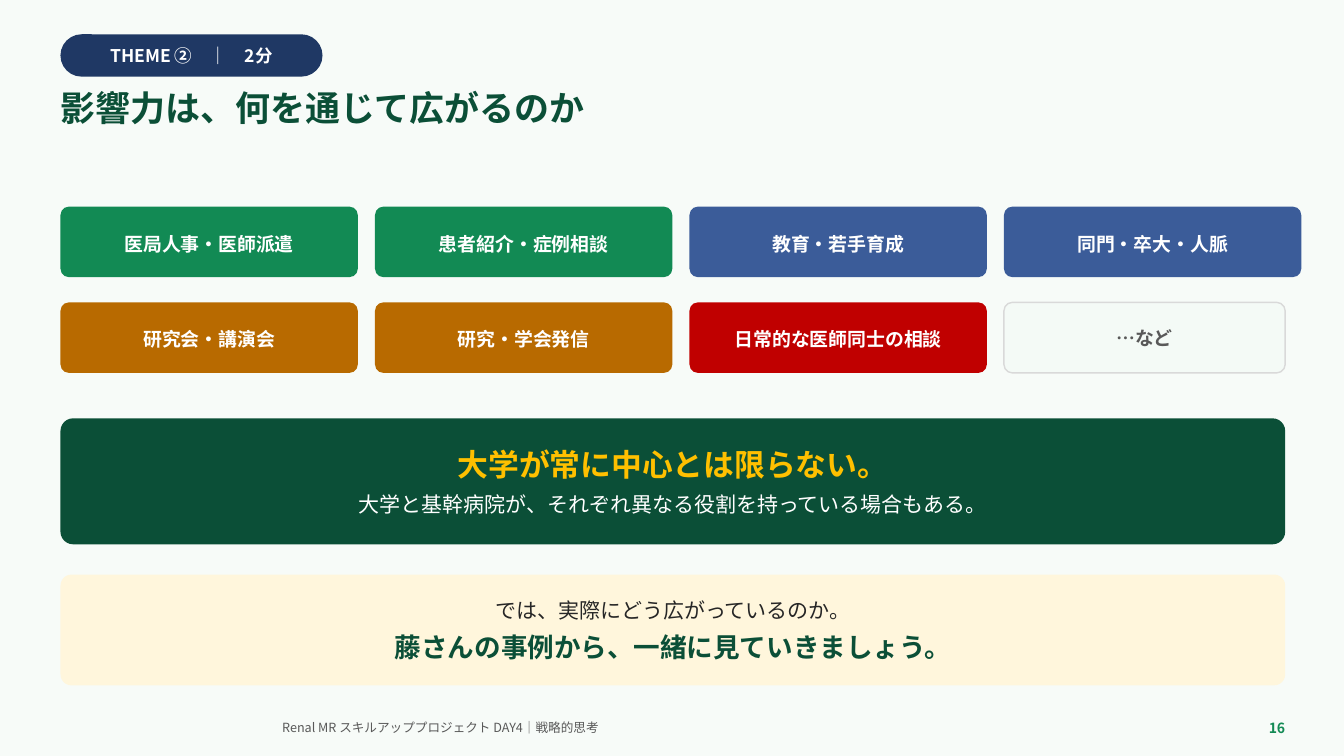
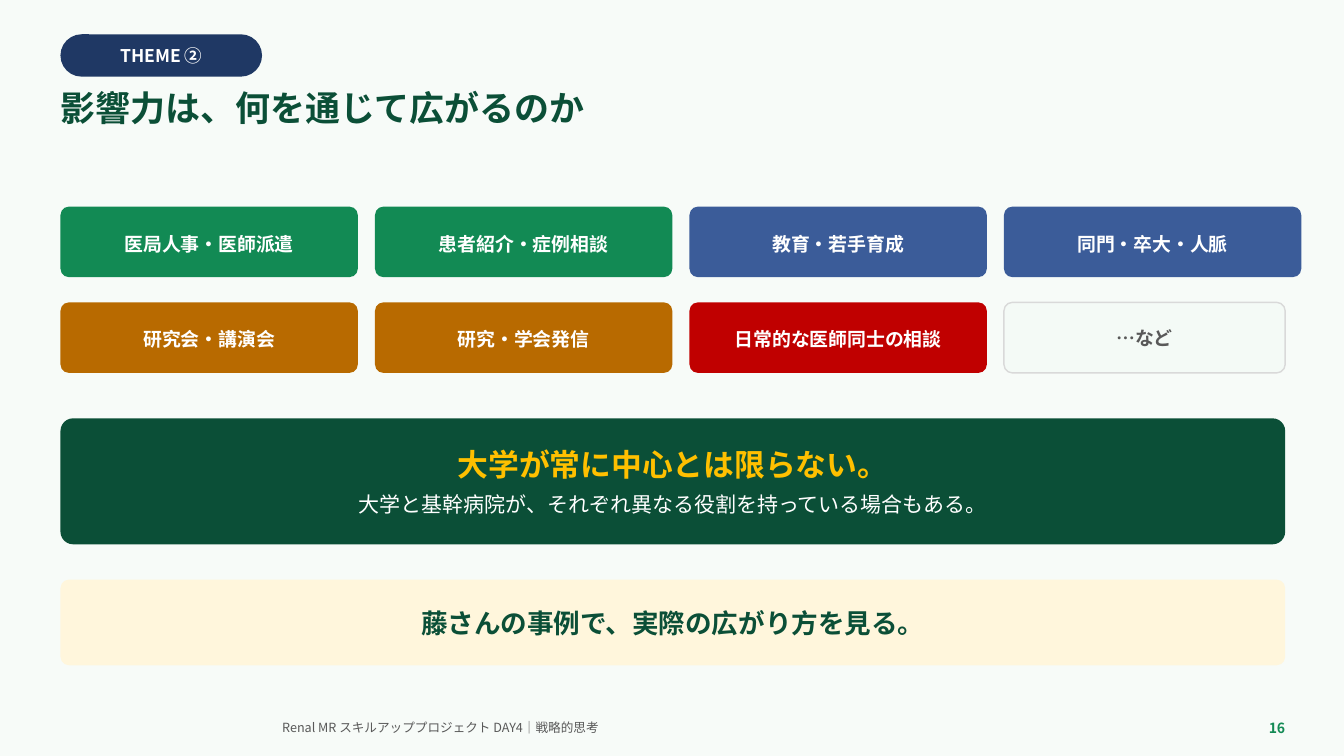
Before and after one commit to TAKUYA-1187/Claude, a slide deck: slide 16 of novartis_training/DAY4_ちょっと分かるだけで世界が変わる.pptx. Drawn at 1344x756 pixels with LibreOffice and Linux fonts; fonts in the diff are those of the drawing; background and template pictures are left out. Boxes give left, top, right and bottom in pixels: in the first picture for what was removed or moved away, otherwise in the second. Text is boxed around its words. In the diff, an @@ line names an element or a change of style, - is before the commit and + after.

```diff
--- a/novartis_training/DAY4_ちょっと分かるだけで世界が変わる.pptx
+++ b/novartis_training/DAY4_ちょっと分かるだけで世界が変わる.pptx
@@ rounded rectangle "THEME ②": place and size @@
-rounded rectangle "THEME ②" at bbox=[60, 34, 323, 77]
+rounded rectangle "THEME ②" at bbox=[60, 34, 262, 77]
@@ text in rounded rectangle at bbox=[120, 47, 203, 64]: text changed @@
-THEME ② ｜ 2分
+THEME ②
@@ rounded rectangle "藤さんの事例で、実際の広がり方を見る。": place and size @@
-rounded rectangle "藤さんの事例で、実際の広がり方を見る。" at bbox=[60, 575, 1286, 686]
+rounded rectangle "藤さんの事例で、実際の広がり方を見る。" at bbox=[60, 580, 1286, 665]
@@ text in rounded rectangle at bbox=[421, 610, 924, 636]: text changed @@
-では、実際にどう広がっているのか。
-藤さんの事例から、一緒に見ていきましょう。
+藤さんの事例で、実際の広がり方を見る。
```
Also in this commit, not shown: 18 other slides changed, 2 other files.
